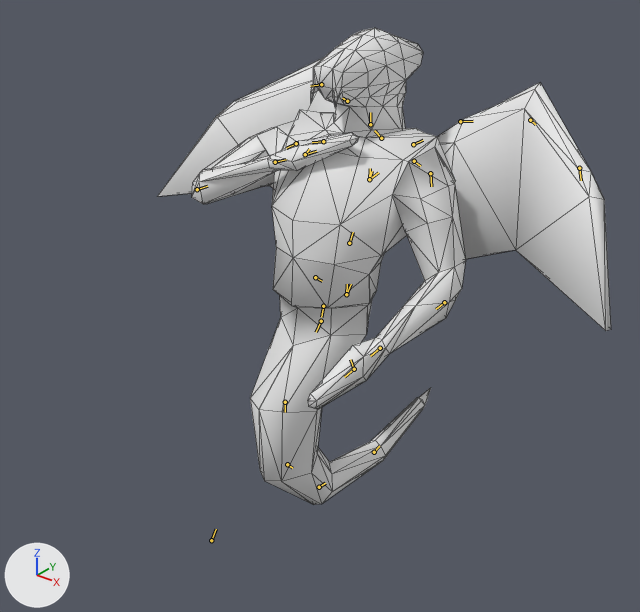
Renders of the Blender file assets-src/rooms/tavern/creature-clips/Wyvern.blend from each side of a commit.
Both versions are drawn from a camera (50 mm lens) standing at (0.5, -0.52, 0.888) and looking at (0.014, 0.089, 0.511). Arrows for +X, +Y and +Z are at lower left; the lights stay in place. The older version comes first. Both versions are drawn at frame 12 of the action 'SitArmWrestle'; the numbers are the values there. The bones that change, and the others that lie on the model, are drawn over the model as lines. Mesh edges are drawn as thin lines.

Names of what the first picture shows: 'WyvernSourceMesh'.
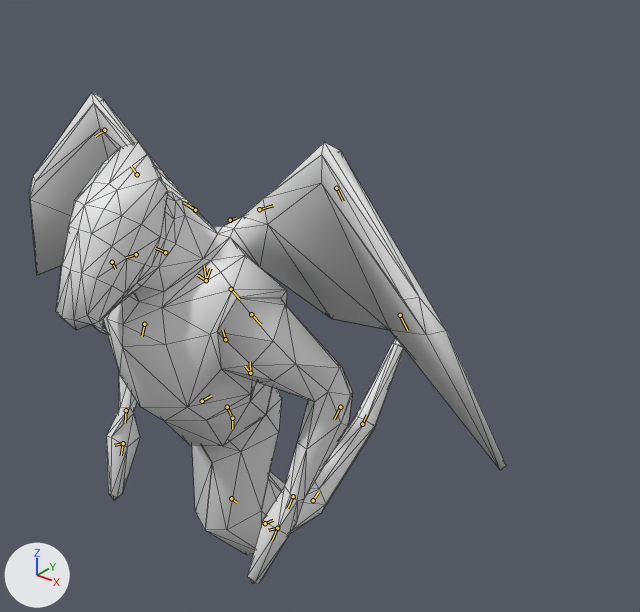
Where the change shows, as pixel boxes [x1, y1, x2, y2] in the pictures (640 x 612 px):
'WyvernSourceMesh', posed
    before: [157, 28, 611, 505]
    after: [29, 93, 506, 584]
bone 'Spine_2', root to tip
    before: (349, 243) to (353, 232)
    after: (225, 339) to (222, 329)
bone 'Arm.R', root to tip
    before: (296, 143) to (286, 148)
    after: (112, 262) to (115, 269)
bone 'Forearm.R', root to tip
    before: (197, 189) to (207, 186)
    after: (144, 324) to (142, 336)
bone 'Head', root to tip
    before: (370, 124) to (370, 112)
    after: (165, 252) to (155, 248)

What changed in the scene script:
```text
Change bone_cog:
    where bone_cog = bpy.data.objects['Wyvern'].pose.bones['COG']
    bone_cog.location: (0.0, 0.392, 0.061) -> (0.0, 0.277, 0.061)
    bone_cog.rotation_quaternion: (0.951, -0.309, 0.0, 0.0) -> (1.0, 0.0, 0.0, 0.0)  # degrees (-36, 0, 0) -> degrees (0, 0, 0)
Change bone_spine_2:
    where bone_spine_2 = bpy.data.objects['Wyvern'].pose.bones['Spine_2']  # child of 'Spine_1'
    bone_spine_2.rotation_quaternion: (0.985, 0.171, 0.0, 0.0) -> (0.996, 0.087, 0.0, 0.0)  # degrees (20, 0, 0) -> degrees (10, 0, 0)
Change bone_arm_r:
    where bone_arm_r = bpy.data.objects['Wyvern'].pose.bones['Arm.R']  # child of 'Shoulder.R'
    bone_arm_r.rotation_quaternion: (0.919, -0.027, 0.193, 0.343) -> (0.88, -0.461, 0.017, 0.11)  # degrees (5, 22, 42) -> degrees (-55, 8, 10)
Change bone_forearm_r:
    where bone_forearm_r = bpy.data.objects['Wyvern'].pose.bones['Forearm.R']  # child of 'Arm.R'
    bone_forearm_r.rotation_quaternion: (0.478, 0.159, -0.173, 0.846) -> (0.829, 0.013, -0.346, 0.439)  # degrees (-9, -26, 123) -> degrees (-20, -36, 62)
Change bone_head:
    where bone_head = bpy.data.objects['Wyvern'].pose.bones['Head']  # child of 'Spine_3'
    bone_head.rotation_quaternion: (0.997, -0.081, 0.0, 0.0) -> (0.991, -0.131, 0.0, 0.0)  # degrees (-9, 0, 0) -> degrees (-15, 0, 0)
```
